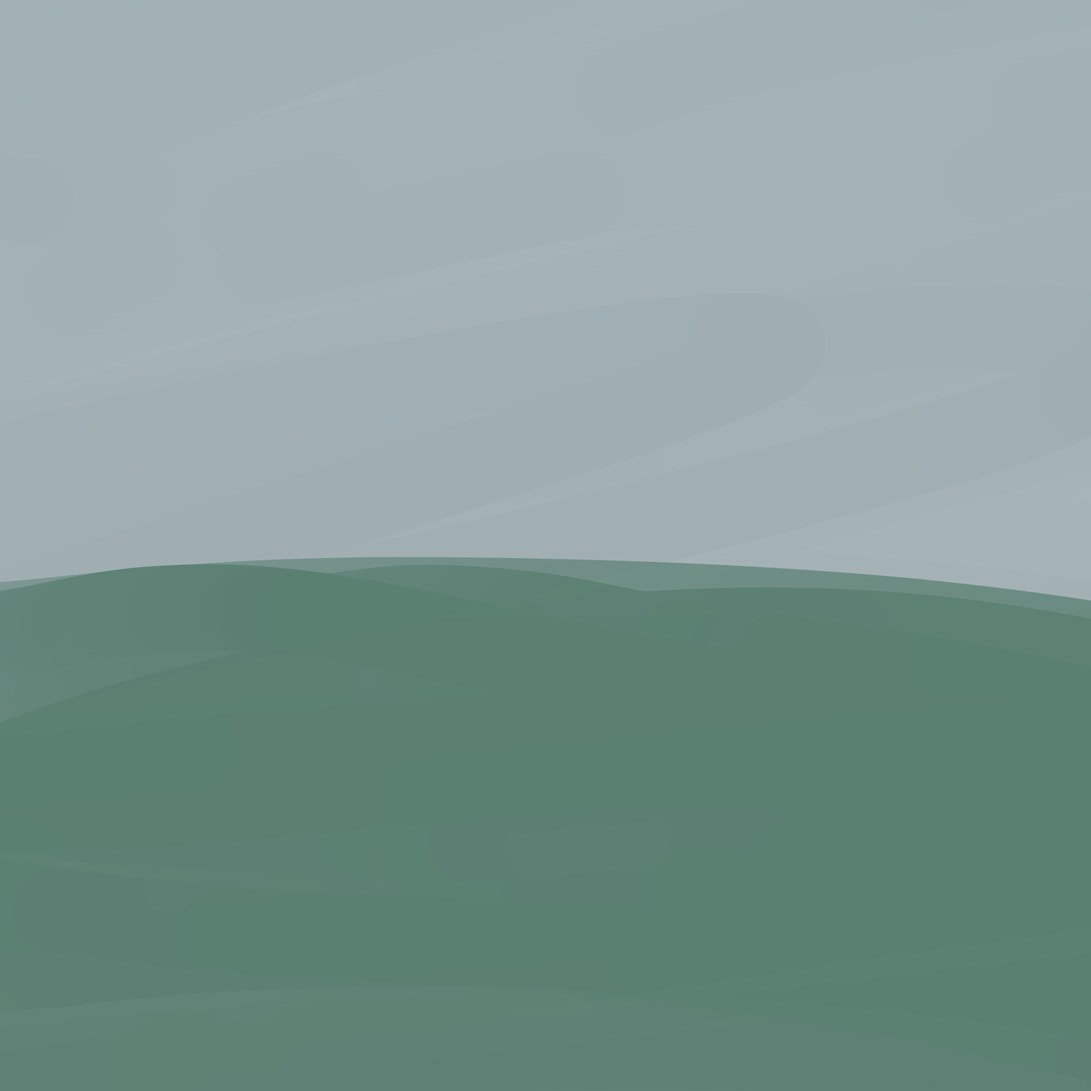
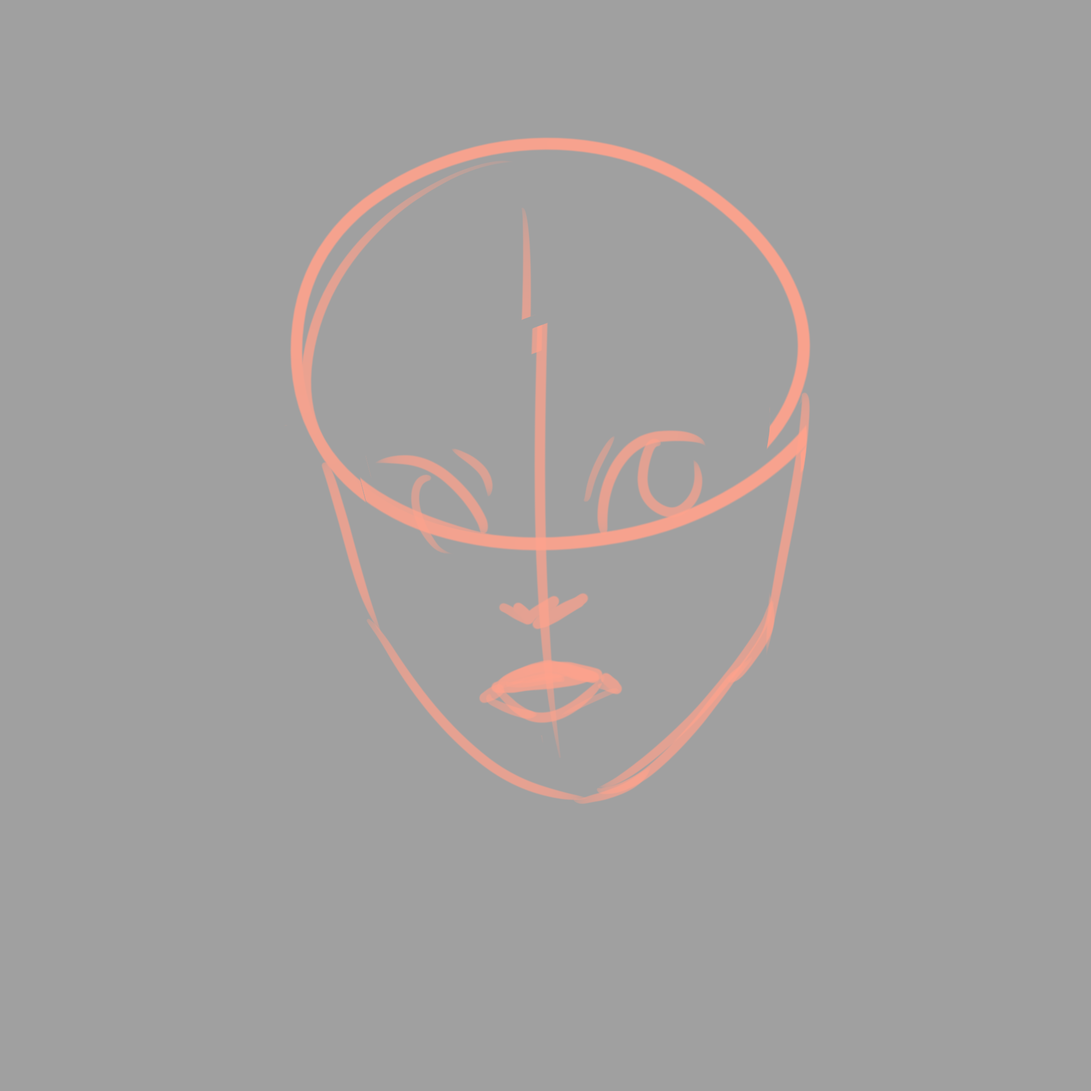
Comparing the layer stacks of the two 1091px x 1091px images. Changes:
added layer "Paint Layer 2" above "Paint Layer 1" over bbox(268, 134, 840, 807)
hid "Paint Layer 1", painted on it over bbox(0, 0, 1091, 1091)
painted on "Background" over bbox(0, 0, 1091, 1091)
